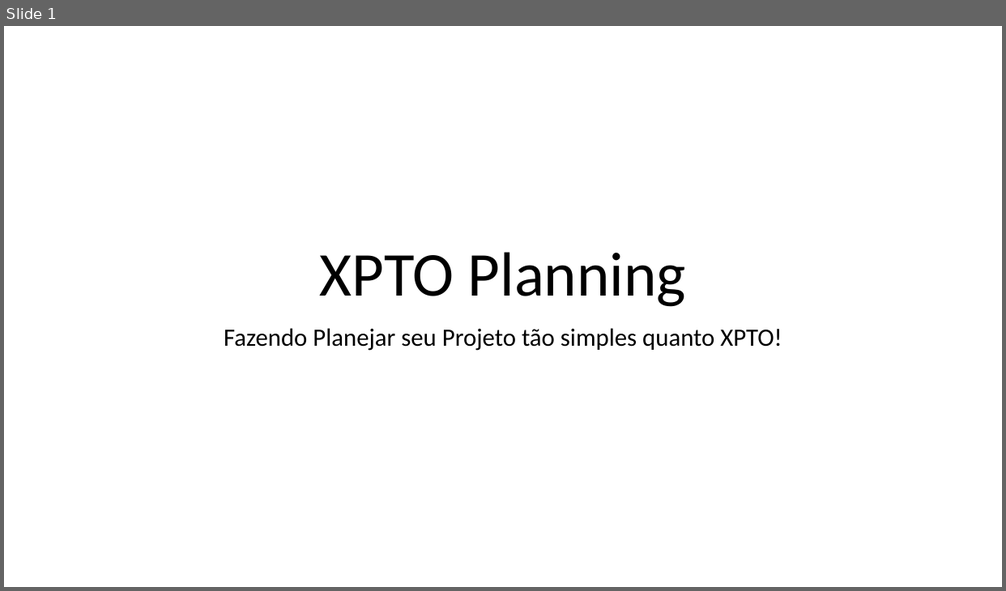
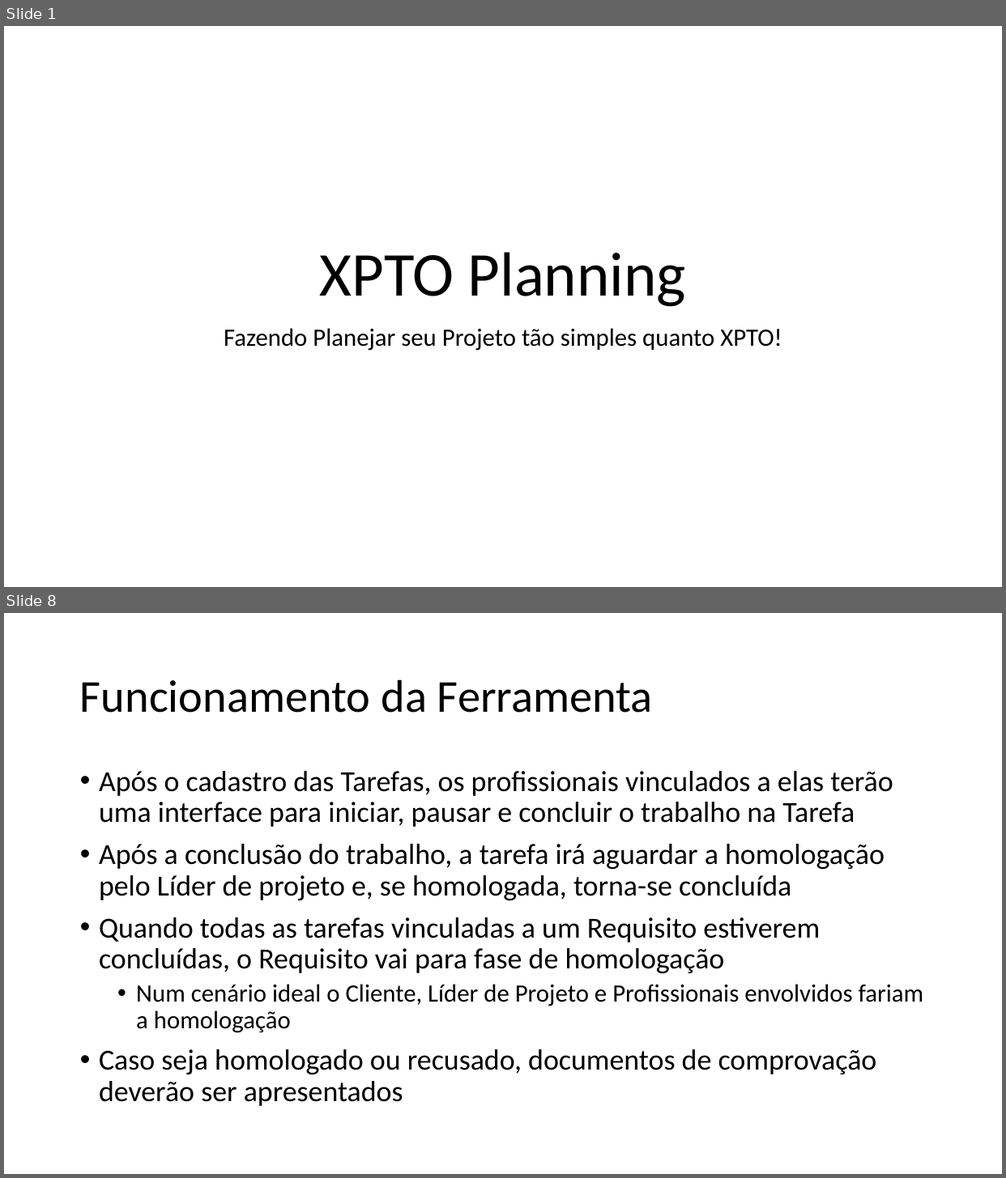
Before and after one commit to g0dkar/talpi, a slide deck: XPTO Planning.pptx. Shown one above the other, each under a label of ours: slide 1 before the commit, slides 1 and 8 after it; the slides between them are not shown. The pictures are 1006x591 and 1006x1178 pixels, drawn with LibreOffice and Linux fonts; fonts in the diff are those of the drawing. Boxes give left, top, right and bottom in pixels: in the first picture for what was removed or moved away, otherwise in the second. Text is boxed around its words. In the diff, an @@ line names an element or a change of style, - is before the commit and + after.

```diff
--- a/XPTO Planning.pptx
+++ b/XPTO Planning.pptx
@@ slide 8 added at bbox=[4, 613, 1002, 1174], background #FFFFFF @@
@@ title added at bbox=[80, 679, 653, 713], 44 pt, text #000000 @@
+Funcionamento da Ferramenta
@@ text added at bbox=[99, 771, 924, 1106], 28 pt, text #000000 @@
+• Após o cadastro das Tarefas, os profissionais vinculados a elas terão uma interface para iniciar, pausar e concluir o trabalho na Tarefa
+• Após a conclusão do trabalho, a tarefa irá aguardar a homologação pelo Líder de projeto e, se homologada, torna-se concluída
+• Quando todas as tarefas vinculadas a um Requisito estiverem concluídas, o Requisito vai para fase de homologação
+  • Num cenário ideal o Cliente, Líder de Projeto e Profissionais envolvidos fariam a homologação
+• Caso seja homologado ou recusado, documentos de comprovação deverão ser apresentados
```
Also in this commit, not shown: 9 other slides added, 1 slide removed.
